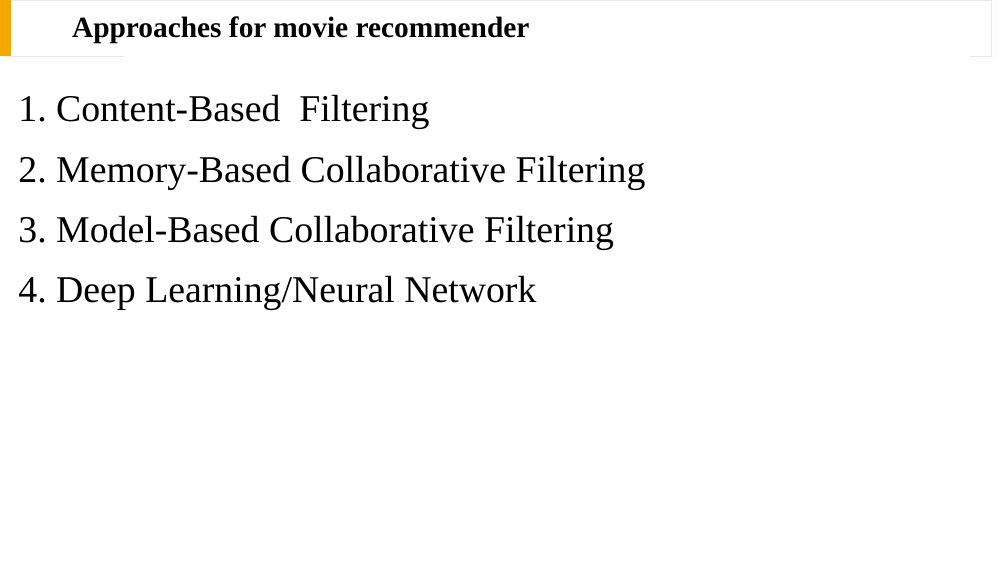
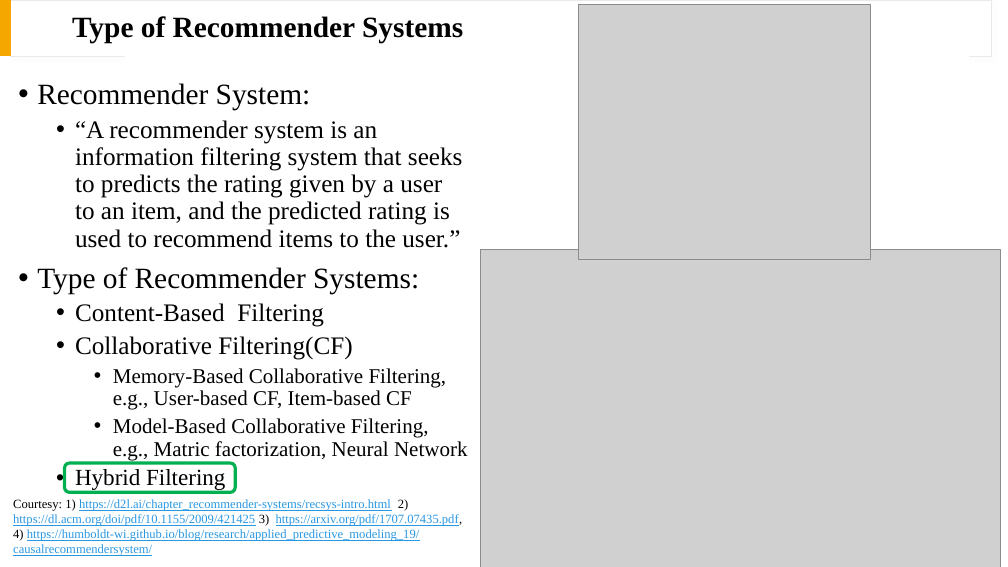
Before and after one commit to drago1234/CSE5525-Final-Project, a slide deck: slide 3 of presentation.pptx (slide 5 before the commit). Drawn at 1008x567 pixels with LibreOffice and Linux fonts; fonts in the diff are those of the drawing; grey boxes stand for pictures. Boxes give left, top, right and bottom in pixels: in the first picture for what was removed or moved away, otherwise in the second. Text is boxed around its words. In the diff, an @@ line names an element or a change of style, - is before the commit and + after.

```diff
--- a/presentation.pptx
+++ b/presentation.pptx
@@ title at (72, 16, 463, 43): text changed @@
-Approaches for movie recommender
+Type of Recommender Systems
@@ picture added at (578, 4, 870, 259) @@
@@ text at (37, 83, 463, 294): paragraphs added @@
+• Recommender System:
+  • “A recommender system is an information filtering system that seeks to predicts the rating given by a user to an item, and the predicted rating is used to recommend items to the user.”
+• Type of Recommender Systems:
@@ picture added at (481, 250, 1001, 567) @@
@@ text at (75, 303, 324, 327): size 36 to 24 pt in "Content-Based Filtering"; bullet 1. to •; list level 1 to 2 in "Content-Based Filtering"; line spacing 1.1 to 0.9 @@
@@ text at (75, 336, 468, 491): text changed; size 36 to 20 pt @@
-2. Memory-Based Collaborative Filtering
-3. Model-Based Collaborative Filtering
-4. Deep Learning/Neural Network
+  • Collaborative Filtering(CF)
+    • Memory-Based Collaborative Filtering, e.g., User-based CF, Item-based CF
+    • Model-Based Collaborative Filtering, e.g., Matric factorization, Neural Network
+  • Hybrid Filtering
@@ rounded rectangle added at (64, 463, 235, 492), outline #00B050 3 pt @@
@@ text added at (13, 499, 463, 556), 12 pt, text #2998E3, underline @@
+Courtesy: 1) https://d2l.ai/chapter_recommender-systems/recsys-intro.html 2) https://dl.acm.org/doi/pdf/10.1155/2009/421425 3) https://arxiv.org/pdf/1707.07435.pdf, 4) https://humboldt-wi.github.io/blog/research/applied_predictive_modeling_19/causalrecommendersystem/
```
Also in this commit, not shown: 2 other slides changed, 4 slides added, 12 slides removed, 2 other files.
